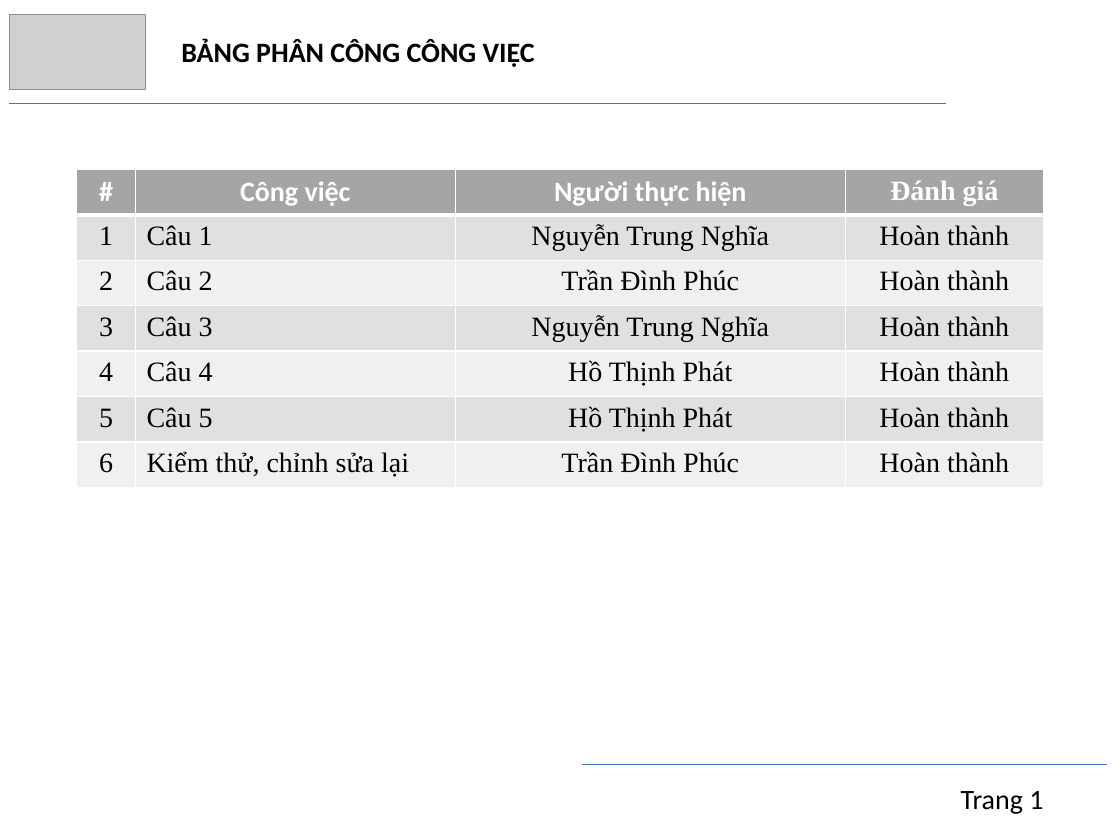
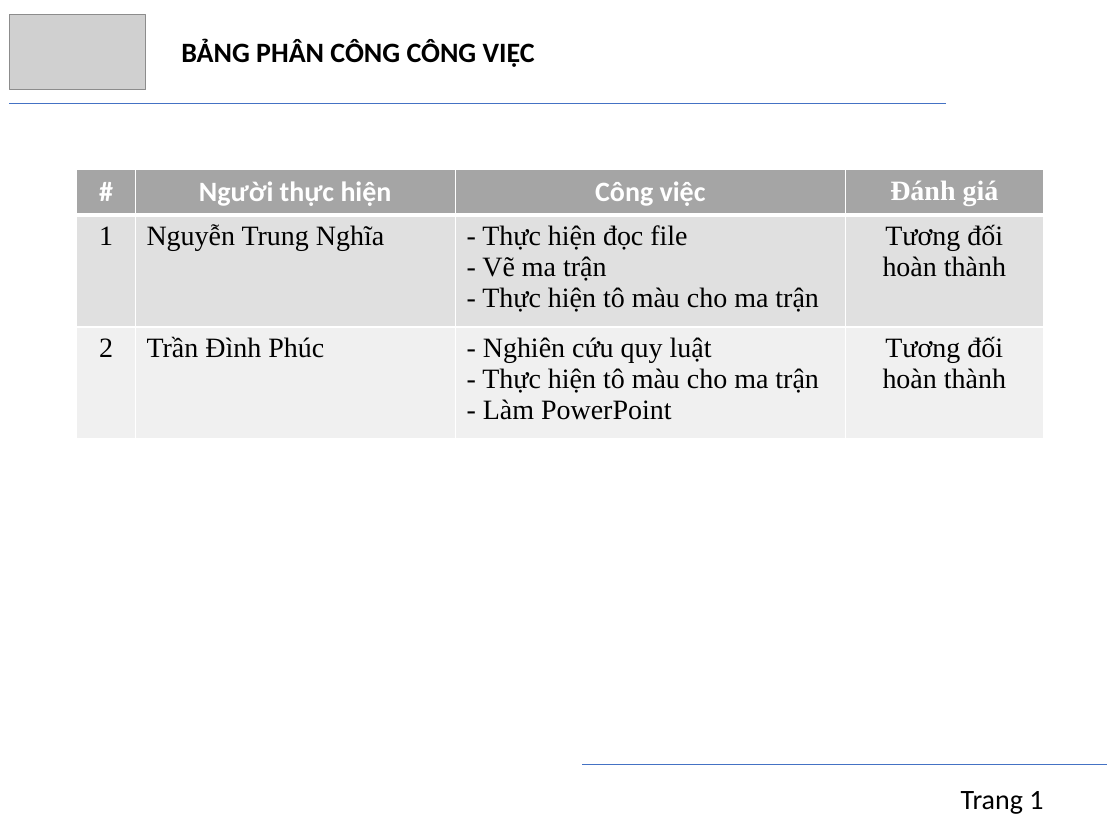
Before and after one commit to trngbro/AI, a slide deck: slide 2 of present/progress/presentation.pptx. Drawn at 1120x840 pixels with LibreOffice and Linux fonts; fonts in the diff are those of the drawing; grey boxes stand for pictures. Boxes give left, top, right and bottom in pixels: in the first picture for what was removed or moved away, otherwise in the second. Text is boxed around its words. In the diff, an @@ line names an element or a change of style, - is before the commit and + after.

Commit message:
presentation

```diff
--- a/present/progress/presentation.pptx
+++ b/present/progress/presentation.pptx
@@ table at bbox=[76, 169, 1043, 439] @@
-row 1: # | Công việc | Người thực hiện | Đánh giá
-row 2: 1 | Câu 1 | Nguyễn Trung Nghĩa | Hoàn thành
-row 3: 2 | Câu 2 | Trần Đình Phúc | Hoàn thành
-row 4: 3 | Câu 3 | Nguyễn Trung Nghĩa | Hoàn thành
-row 5: 4 | Câu 4 | Hồ Thịnh Phát | Hoàn thành
-row 6: 5 | Câu 5 | Hồ Thịnh Phát | Hoàn thành
-row 7: 6 | Kiểm thử, chỉnh sửa lại | Trần Đình Phúc | Hoàn thành
+row 1: # | Người thực hiện | Công việc | Đánh giá
+row 2: 1 | Nguyễn Trung Nghĩa | - Thực hiện đọc file / - Vẽ ma trận / - Thực hiện tô màu cho ma trận | Tương đối hoàn thành
+row 3: 2 | Trần Đình Phúc | - Nghiên cứu quy luật / - Thực hiện tô màu cho ma trận - Làm PowerPoint | Tương đối hoàn thành
```
Also in this commit, not shown: 1 other slide changed, 3 other files.
